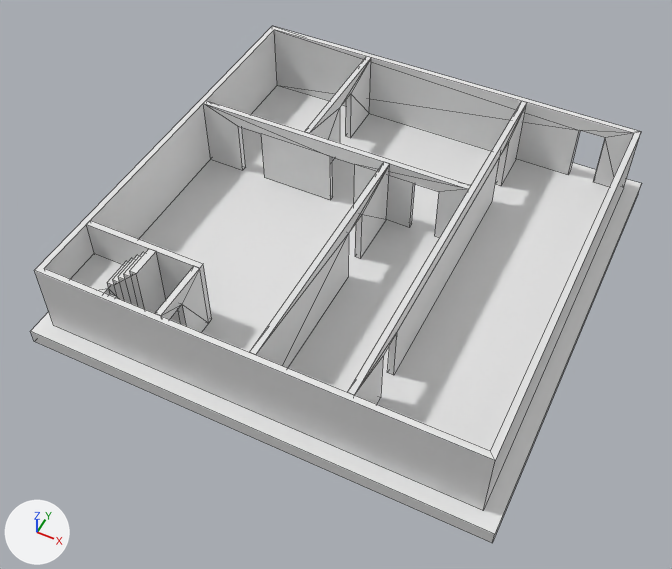
An edit to the FBX model Assets/Scenes/Combined/Prefabs/LevelModels/SM_Level_0.fbx, drawn before and after from the same camera.
One viewpoint serves both versions: a 50 mm lens placed at (8.87, -19.37, 22.7), pointed at (-0.08, -1.48, 0.34). The lights are fixed; the arrows at lower left show +X, +Y and +Z. Mesh edges are drawn as thin lines. Where no turn or scale is listed for an object, it has been applied to the vertices.

The first picture shows 'Level_0'.
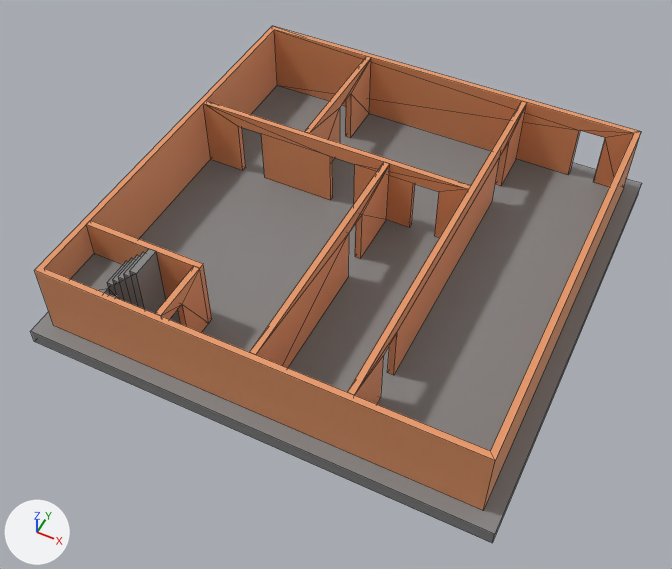
Where the change shows, as pixel boxes [x1, y1, x2, y2] in the pictures (672 x 569 px):
part 1 of me_cube, recoloured
    both: [30, 249, 495, 543]
part 2 of me_cube, recoloured (white to grey)
    both: [31, 85, 641, 534]
part 3 of me_cube, recoloured
    both: [492, 186, 641, 543]
part 4 of me_cube, recoloured
    both: [34, 26, 641, 510]

The edits, one by one:
Material 'Wall' (mat_wall) is new.
Its base color is (0.801, 0.313, 0.135) (orange #e79867).
Material 'Floor' (mat_floor) is new.
Its base color is (0.236, 0.236, 0.236) (grey #858585).
me_cube has 191 vertices, 162 faces and spans x -7.5..7.5, y -7.5..7.5, z 0.0..3.0.
me_cube is used by ob_level_0; location (0.0, 0.0, 0.0).
me_cube part 1: 37 of the faces centred in x -6.2..0.0, y -7.5..-5.3, z 0.2..3.0 switch from no material to mat_floor (grey #858585).
me_cube part 2: 1 of the faces centred in x 0.0, y 0.0, z 0.5 switch from no material to mat_floor (grey #858585).
me_cube part 3: 1 of the faces centred in x 7.5, y 0.0, z 0.2 switch from no material to mat_floor (grey #858585).
me_cube part 4: 121 of the faces centred in x -7.0..7.0, y -7.0..7.0, z 1.2..3.0 switch from no material to mat_wall (orange #e79867).
